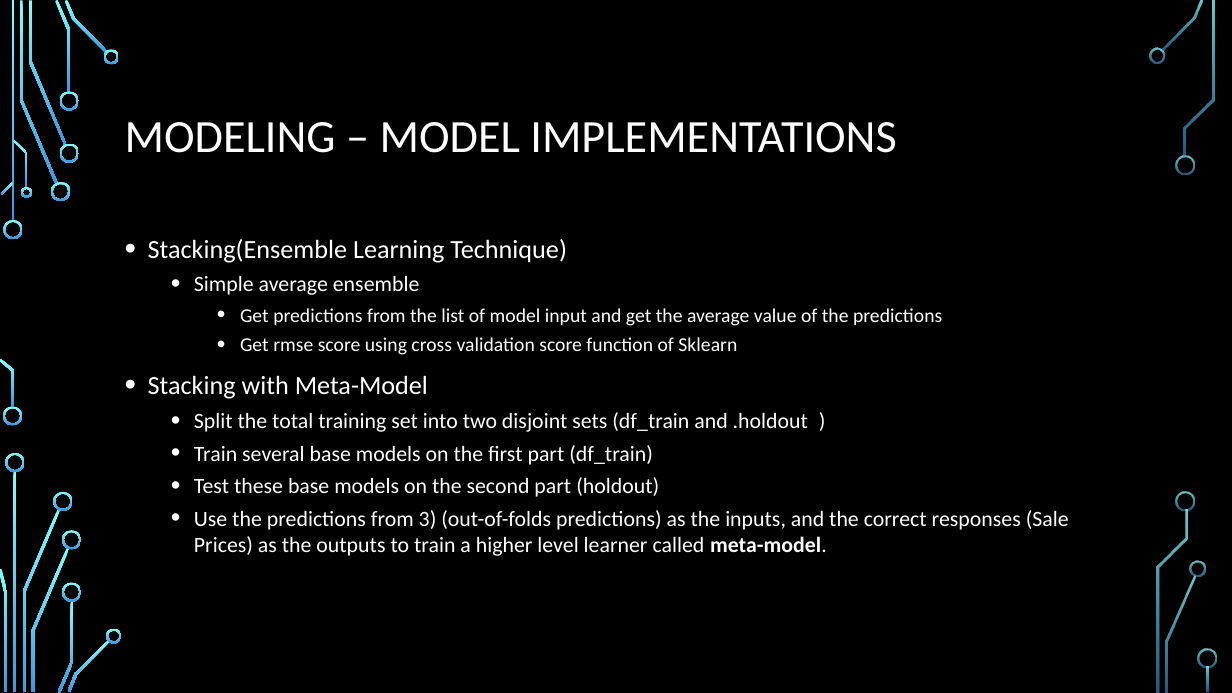
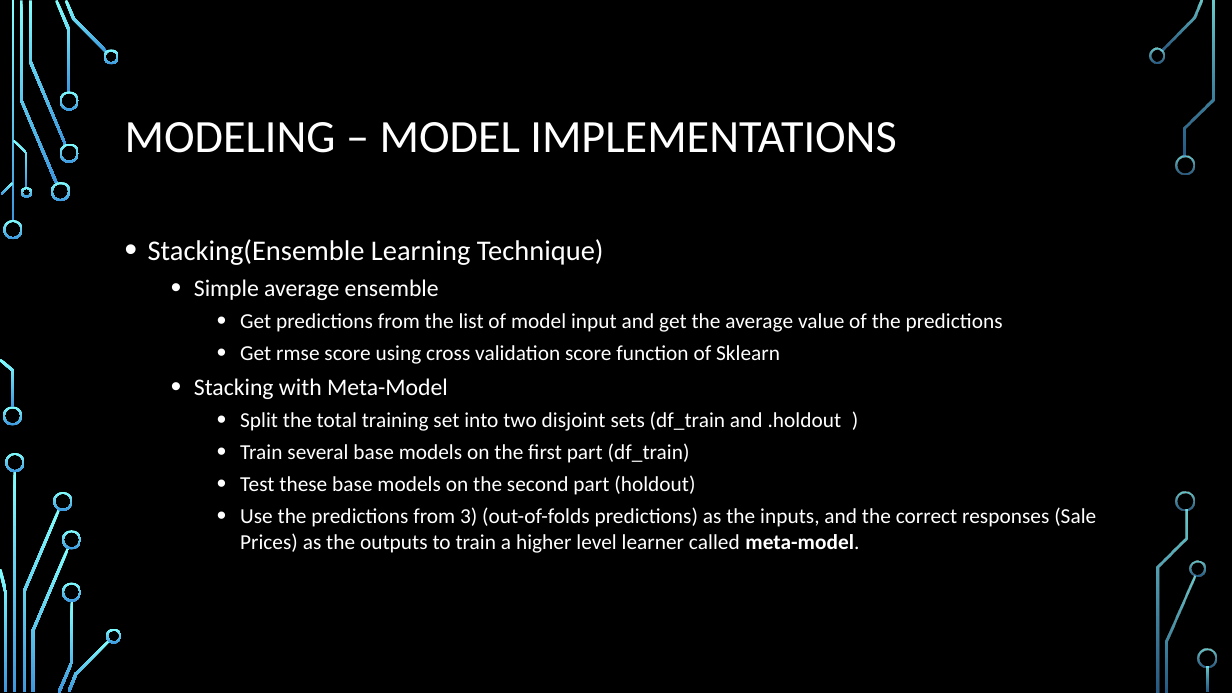
Before and after one commit to joonsooro/Dummified, a slide deck: slide 9 of Rudin/Dummified_ppt.pptx. Drawn at 1232x693 pixels with LibreOffice and Linux fonts; fonts in the diff are those of the drawing; background and template pictures are left out. Boxes give left, top, right and bottom in pixels: in the first picture for what was removed or moved away, otherwise in the second. Text is boxed around its words. In the diff, an @@ line names an element or a change of style, - is before the commit and + after.

Commit message:
ppt change

```diff
--- a/Rudin/Dummified_ppt.pptx
+++ b/Rudin/Dummified_ppt.pptx
@@ text "Stacking(Ensemble Learning Technique)" at (148,239,1096,553): size 20.4 to 22.2 pt in "Stacking(Ensemble Learning Technique)"; size 17 to 18.5 pt in "Simple average ensemble"; size 15.3 to 16.6 pt in "Get predictions from the list of model ...", "Get rmse score using cross validation score ..."; size 20.4 to 18.5 pt in "Stacking with Meta-Model"; size 17 to 16.6 pt in "Split the total training set into two ...", "Train several base models on the first ...", "Test these base models on the second ...", "Use the predictions from 3) (out-of-folds predictions) ..."; list level 1 to 2 in "Stacking with Meta-Model"; list level 2 to 3 in "Split the total training set ..."; list level 2 to 3 in "Train several base models on ..."; list level 2 to 3 in "Test these base models on ..."; list level 2 to 3 in "Use the predictions from 3) ..." @@
```
